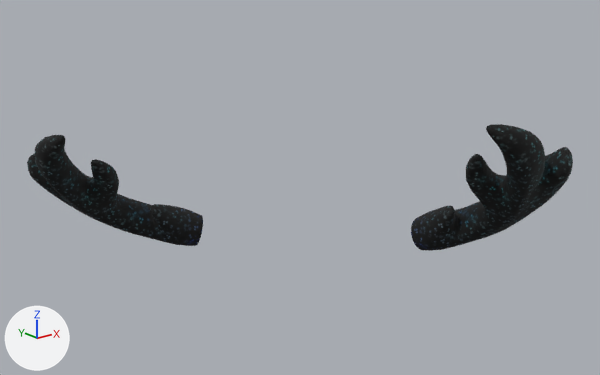
The FBX model Assets/art_assets/Ani/Role/cornu cervi/cornu cervi.FBX, before and after one commit.
Before and after are seen from a camera (50 mm lens) standing at (-0.1376, -0.1316, 0.1942) and looking at (-0.0312, 0.0013, 0.1411). Every picture has the same lights, and +X, +Y and +Z are marked at lower left. Where no turn or scale is listed for an object, it has been applied to the vertices.

The first picture shows 'cornu cervi_L', 'cornu cervi_R'.
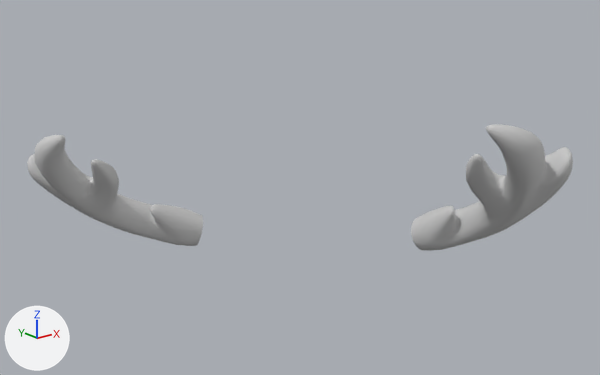
The edits, one by one:
Material '03 - Default' (mat_03___default) is new.
Its base color is (0.588, 0.588, 0.588) (light grey #cacaca).
Its roughness is 0.859.
me_mesh has 687 vertices, 678 faces and spans x -0.0147..0.0117, y -0.0152..0.0237, z -0.0168..0.0217.
me_mesh no longer uses material mat_material__18 (picture img_wing_snow_small_tga).
me_mesh now uses material mat_03___default (light grey #cacaca).
me_mesh_001 has 687 vertices, 678 faces and spans x -0.0176..0.0253, y -0.0116..0.0124, z -0.015..0.0212.
me_mesh_001 no longer uses material mat_material__18 (picture img_wing_snow_small_tga).
me_mesh_001 now uses material mat_03___default (light grey #cacaca).

Changed parts and their boxes (x1, y1, x2, y2) in the pictures (600 x 375 px):
'cornu cervi_L', recoloured (black to grey): (411, 124, 573, 251) in both
'cornu cervi_R', recoloured (black to grey): (27, 135, 203, 246) in both
